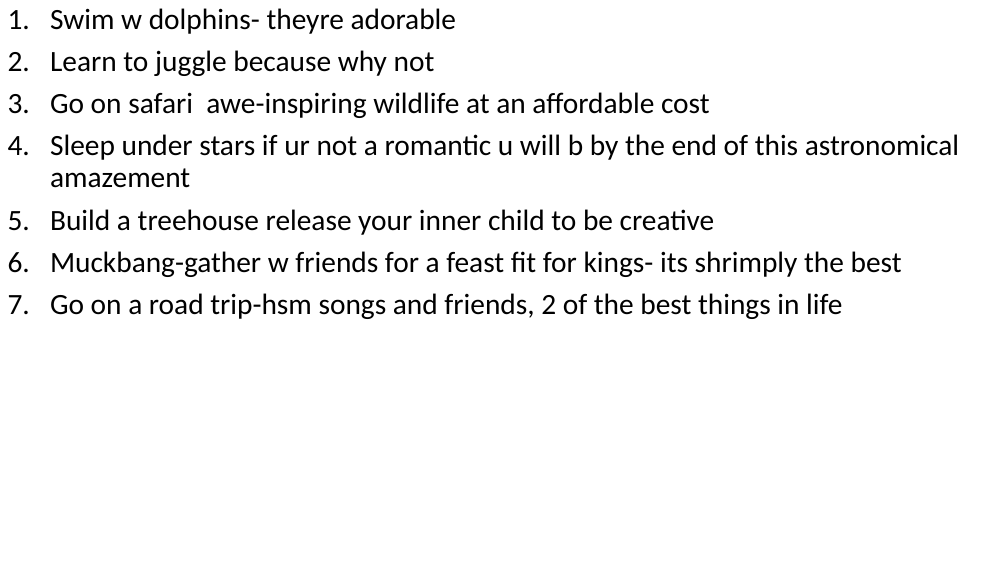
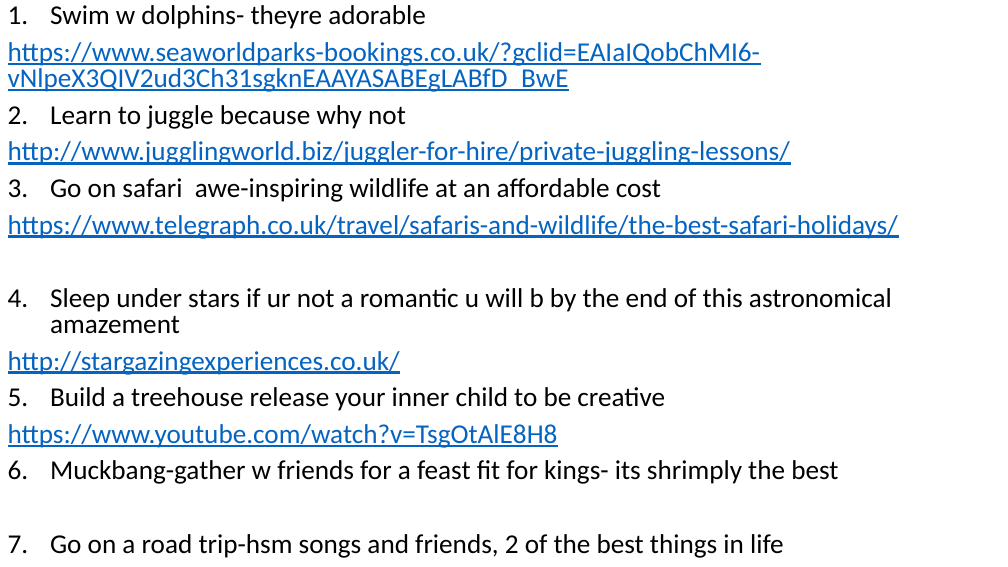
Before and after one commit to putpsil03/RealThing, a slide deck: slide 6 of places to go things to do image codes.pptx. Drawn at 1008x567 pixels with LibreOffice and Linux fonts; fonts in the diff are those of the drawing. Boxes give left, top, right and bottom in pixels: in the first picture for what was removed or moved away, otherwise in the second. Text is boxed around its words. In the diff, an @@ line names an element or a change of style, - is before the commit and + after.

Commit message:
added links

```diff
--- a/places to go things to do image codes.pptx
+++ b/places to go things to do image codes.pptx
@@ text at [50, 5, 892, 558]: size 28 to 25.9 pt in "Swim w dolphins- theyre adorable", "Learn to juggle because why not", "Go on safari awe-inspiring wildlife at an ...", "Sleep under stars if ur not a ..." and 3 more places; line spacing 0.9 to 0.8 @@
@@ text at [8, 42, 760, 92]: paragraph added @@
+https://www.seaworldparks-bookings.co.uk/?gclid=EAIaIQobChMI6-vNlpeX3QIV2ud3Ch31sgknEAAYASABEgLABfD_BwE
@@ text at [8, 141, 790, 165]: paragraph added @@
+http://www.jugglingworld.biz/juggler-for-hire/private-juggling-lessons/
@@ text at [8, 215, 898, 239]: paragraph added @@
+https://www.telegraph.co.uk/travel/safaris-and-wildlife/the-best-safari-holidays/
@@ text at [8, 351, 400, 375]: paragraph added @@
+http://stargazingexperiences.co.uk/
@@ text at [8, 424, 558, 448]: paragraph added @@
+https://www.youtube.com/watch?v=TsgOtAlE8H8
```
